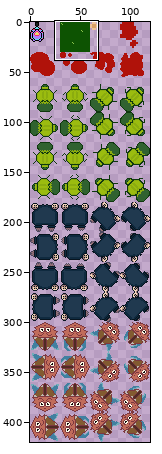
A pixel-art file gets an edit: src/img/spritesheet.ase. The first picture is a wide view before the edit; the outline marks the close-up.
Close-up. Before:
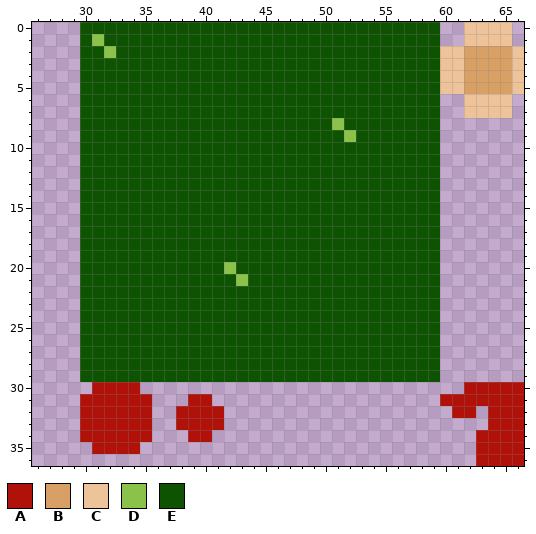
120x420 pixels, 1 frame. Shown: x 26..66, y 0..36.
Palette (. is transparent): A #b0120a  B #d9a066  C #eec39a  D #8bc34a  E #0d5302
After the commit:
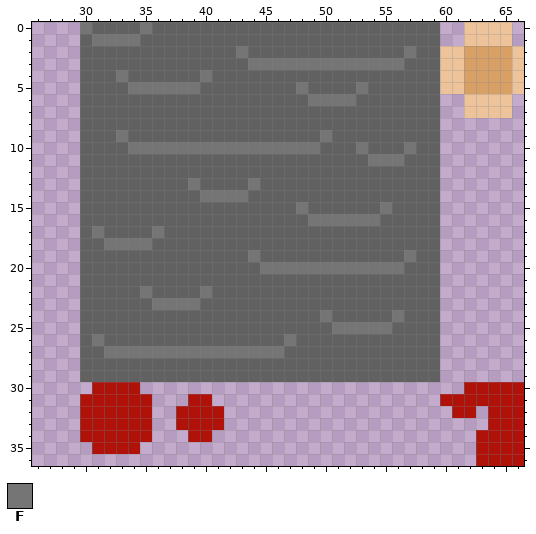
Colours new in this view: F #757575
Commit message: Udate backgroud sprite
Difference:
colour E: #0d5302 -> #616161
y 0: x 30 E -> F; x 35 E -> F
y 1: x 31..34 DEEE -> FFFF
y 2: x 32 D -> E; x 43 E -> F; x 57 E -> F
y 3: x 44..56 EEEEEEEEEEEEE -> FFFFFFFFFFFFF
y 4: x 33 E -> F; x 40 E -> F
y 5: x 34..39 EEEEEE -> FFFFFF; x 48 E -> F; x 53 E -> F
y 6: x 49..52 EEEE -> FFFF
y 8: x 51 D -> E
y 9: x 33 E -> F; x 50 E -> F; x 52 D -> E
y 10: x 34..49 EEEEEEEEEEEEEEEE -> FFFFFFFFFFFFFFFF; x 53 E -> F; x 57 E -> F
y 11: x 54..56 EEE -> FFF
y 13: x 39 E -> F; x 44 E -> F
y 14: x 40..43 EEEE -> FFFF
y 15: x 48 E -> F; x 55 E -> F
y 16: x 49..54 EEEEEE -> FFFFFF
y 17: x 31 E -> F; x 36 E -> F
y 18: x 32..35 EEEE -> FFFF
y 19: x 44 E -> F; x 57 E -> F
y 20: x 42 D -> E; x 45..56 EEEEEEEEEEEE -> FFFFFFFFFFFF
y 21: x 43 D -> E
y 22: x 35 E -> F; x 40 E -> F
y 23: x 36..39 EEEE -> FFFF
y 24: x 50 E -> F; x 56 E -> F
y 25: x 51..55 EEEEE -> FFFFF
y 26: x 31 E -> F; x 47 E -> F
y 27: x 32..46 EEEEEEEEEEEEEEE -> FFFFFFFFFFFFFFF
Changed places in both close-ups, as pixel boxes (x1, y1, x2, y2):
changed: (80, 22, 440, 382)
